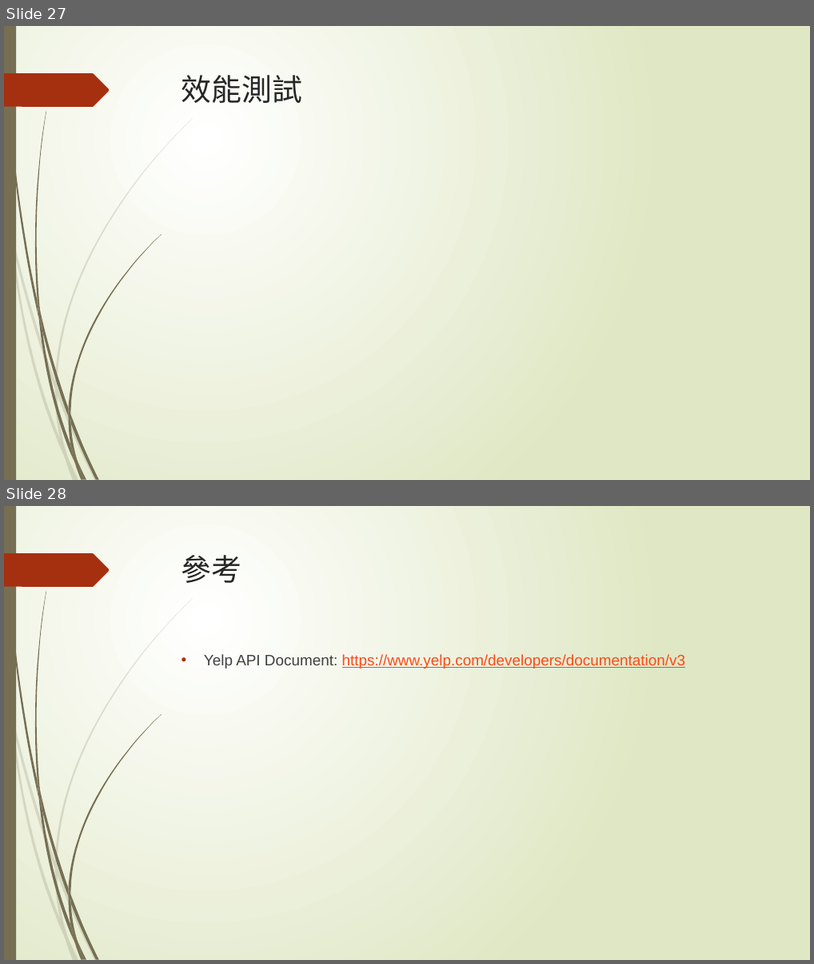
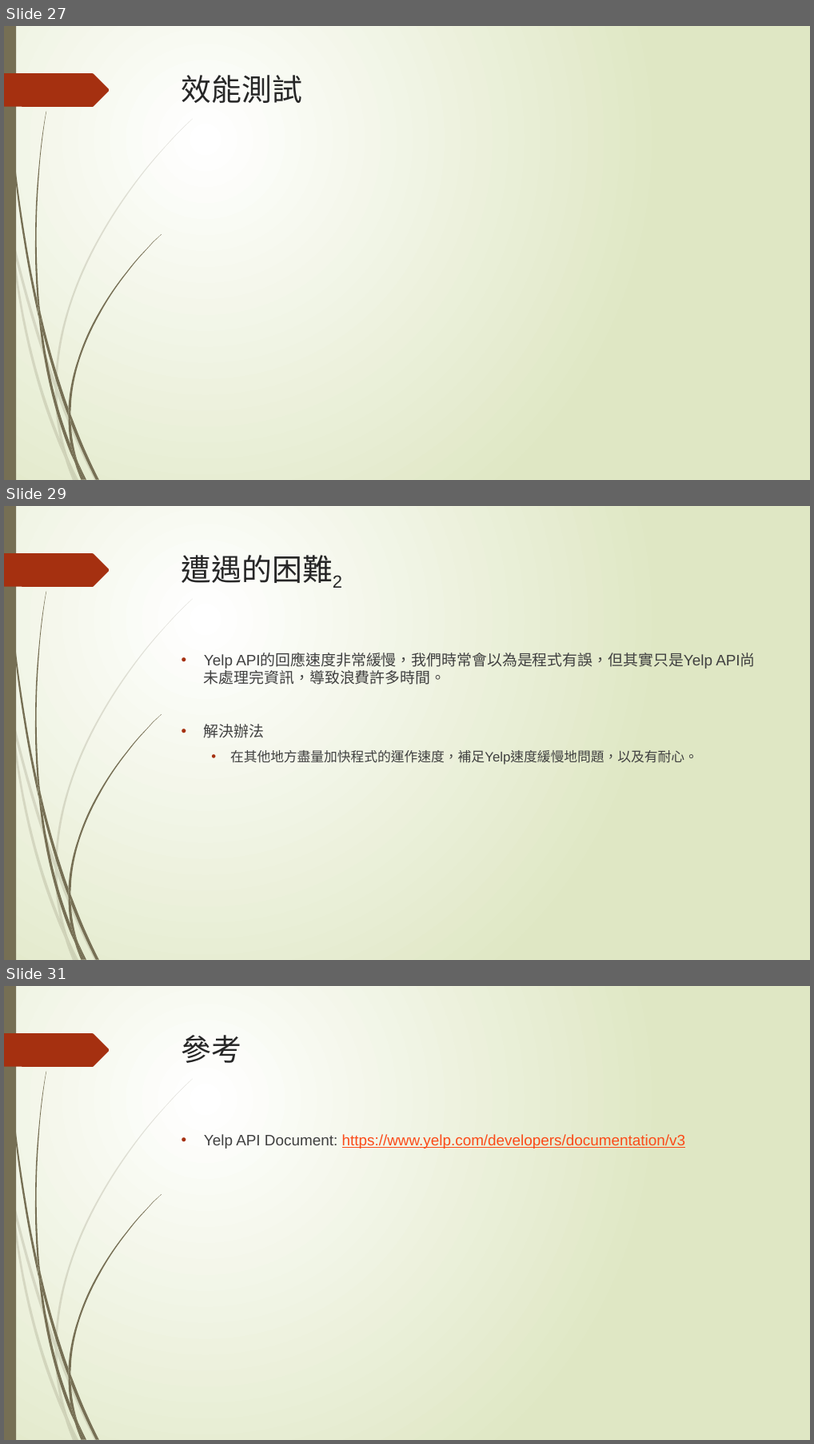
Before and after one commit to penut85420/WBSE_Project, a slide deck: 其他/YelpBlaBla.pptx. Shown one above the other, each under a label of ours: slides 27 and 28 before the commit, slides 27, 29 and 31 after it; the slides between them are not shown. The pictures are 814x964 and 814x1444 pixels, drawn with LibreOffice and Linux fonts; fonts in the diff are those of the drawing. Boxes give left, top, right and bottom in pixels: in the first picture for what was removed or moved away, otherwise in the second. Text is boxed around its words. In the diff, an @@ line names an element or a change of style, - is before the commit and + after.

Commit message:
新增遭遇的困難
好困難

```diff
--- a/其他/YelpBlaBla.pptx
+++ b/其他/YelpBlaBla.pptx
@@ slide 29 added at box(4, 506, 810, 960), background gradient #FFFFFF to #DFE8C4; not listed: 24 template elements that a slide beside it also shows @@
@@ title added at box(182, 555, 342, 588), 36 pt, text #262626 @@
+遭遇的困難2
@@ text added at box(204, 653, 713, 764), 18 pt, text #404040 @@
+• Yelp API的回應速度非常緩慢，我們時常會以為是程式有誤，但其實只是Yelp API尚未處理完資訊，導致浪費許多時間。
+• 解決辦法
+  • 在其他地方盡量加快程式的運作速度，補足Yelp速度緩慢地問題，以及有耐心。
@@ what was slide 28 is now slide 31 @@
```
Also in this commit, not shown: 2 other slides added.
